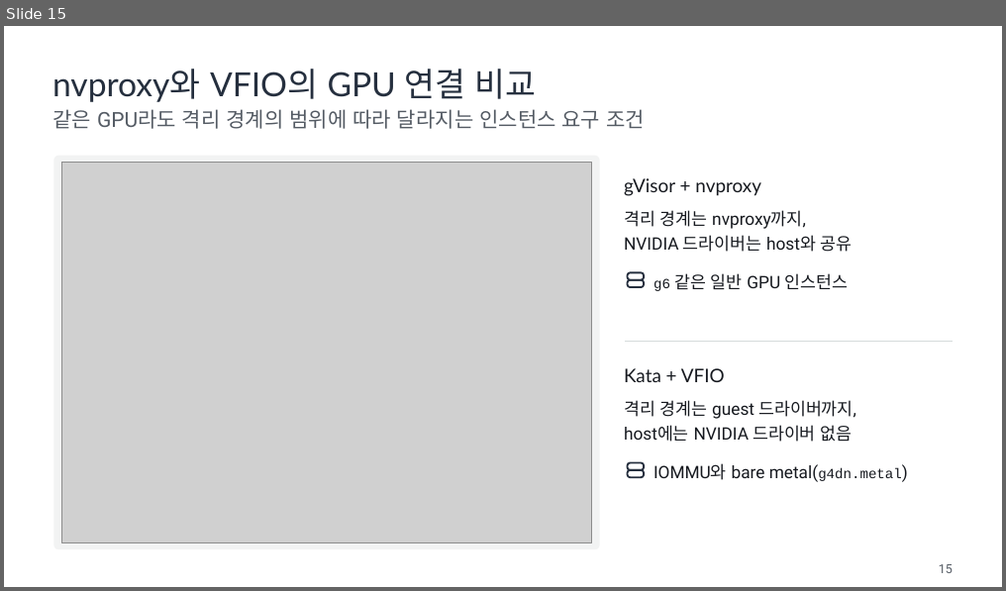
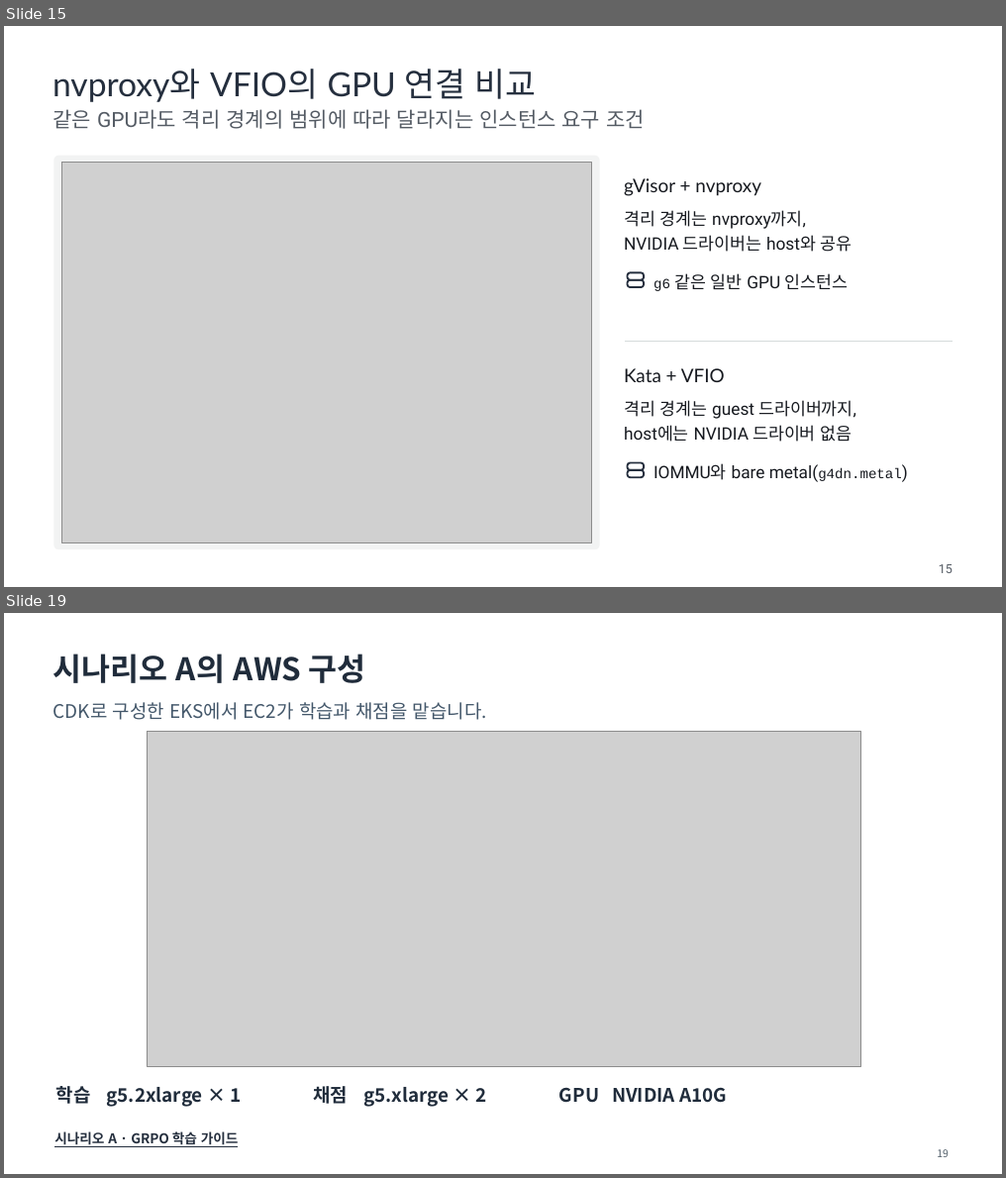
Before and after one commit to daekeun-ml/gpu-sandbox-on-aws, a slide deck: slides/gpu-sandbox-theory.pptx. Shown one above the other, each under a label of ours: slide 15 before the commit, slides 15 and 19 after it; the slides between them are not shown. The pictures are 1006x591 and 1006x1178 pixels, drawn with LibreOffice and Linux fonts; fonts in the diff are those of the drawing; grey boxes stand for pictures. Boxes give left, top, right and bottom in pixels: in the first picture for what was removed or moved away, otherwise in the second. Text is boxed around its words. In the diff, an @@ line names an element or a change of style, - is before the commit and + after.

```diff
--- a/slides/gpu-sandbox-theory.pptx
+++ b/slides/gpu-sandbox-theory.pptx
@@ slide 19 added at [4, 613, 1002, 1174], background #FFFFFF @@
@@ text added at [53, 654, 366, 683], 30 pt, text #202C3B, bold @@
+시나리오 A의 AWS 구성
@@ text added at [54, 702, 487, 720], 18 pt, text #43576A @@
+CDK로 구성한 EKS에서 EC2가 학습과 채점을 맡습니다.
@@ picture added at [147, 731, 860, 1066] @@
@@ text added at [56, 1086, 727, 1107], 18 pt, text #202C3B, bold @@
+학습 g5.2xlarge × 1 채점 g5.xlarge × 2 GPU NVIDIA A10G
@@ text added at [54, 1132, 239, 1148], 13 pt, text #252F3E, bold, underline @@
+시나리오 A · GRPO 학습 가이드
@@ text added at [937, 1150, 948, 1157], 10 pt, text #53606B @@
+19
```
Also in this commit, not shown: 16 slides changed, 4 other slides added, 4 slides removed, 49 other files.
